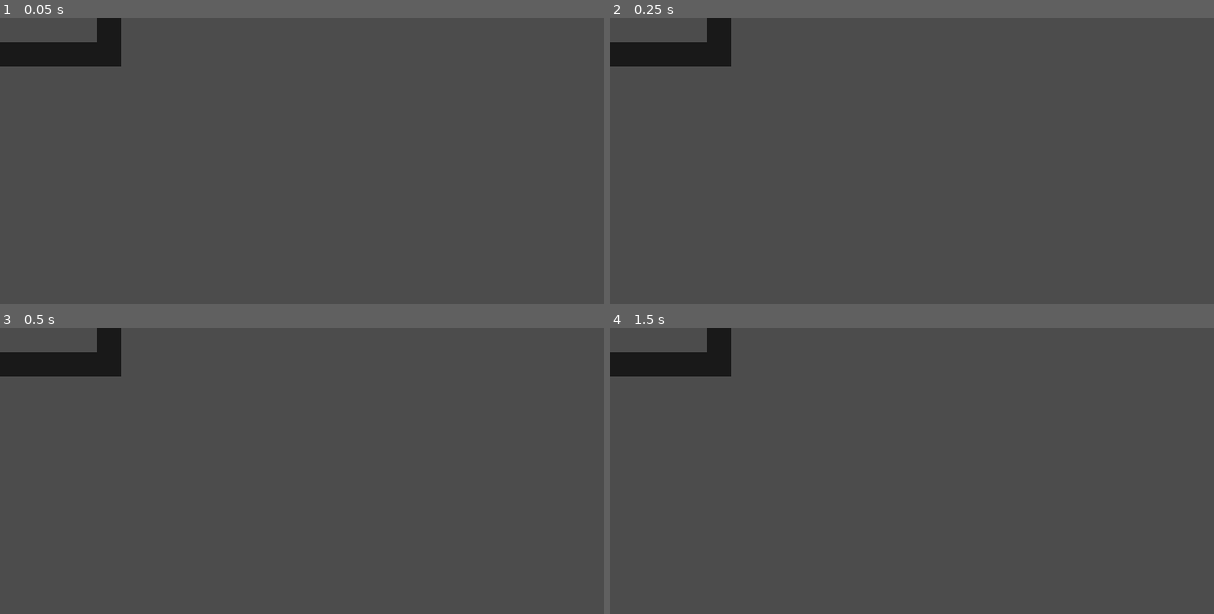
Above: before the commit, frames 1-4 (two rows, left to right).
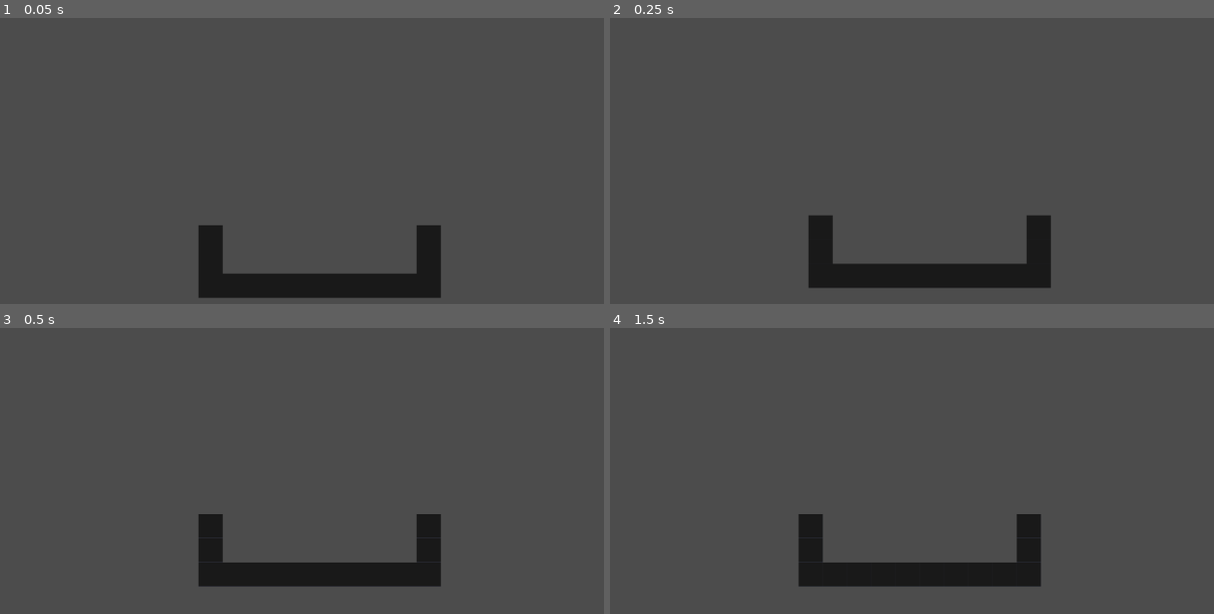
Above: after the commit, the same moments.

Repository: revanj/GameBuildersGJ1
Game: Godot game, scene res://World.tscn
Two runs of this game, one before a commit and one after it. Both use one fixed random seed, a clock stepped at 60 frames per second and the inputs below.
Inputs:
- Up to frame 1 (0.05 s): no input
- Up to frame 2 (0.25 s): no input
- Up to frame 3 (0.5 s): no input
- Up to frame 4 (1.5 s): hold Right (ui_right) 0.53-1.28 s; tap Enter at 1.25 s; hold Left (ui_left) from 1.28 s (still down)

The runs differ from the first frame. In frame 1, 6.8% of the frame differs, in the area x 0-74%, y 0-98%; in frame 2, 6.8%; in frame 3, 6.8%; in frame 4, 6.8%.

Commit message:
Fixed physics stuffs

Diff:
--- a/Player.gd
+++ b/Player.gd
@@ -1,17 +1,29 @@
 extends RigidBody2D
 
-var speed = 10
-var max_speed = 100
-func _physics_process(delta):
-	var xdir = 0
-	if Input.is_action_pressed("ui_left"):
-		xdir -= 1
-	if Input.is_action_pressed("ui_right"):
-		xdir += 1
-
-	add_central_force(Vector2(xdir * speed, 0))
+const UP = Vector2(0, -1)
+const ACCELERATION = 50
+const GRAVITY = 10
+const MAX_SPEED = 300
+const JUMP_HEIGHT = -500
+var velocity = Vector2()
 
 
-func _integrate_forces(state):
-	if state.linear_velocity.length()>max_speed:
-		state.linear_velocity=state.linear_velocity.normalized()*max_speed
+func friction():
+	velocity.x = lerp(velocity.x, 0.0, 0.1)
+	velocity.y = lerp(velocity.y, 0.0, 0.05)
+
+func move_right_left():
+	if Input.is_action_pressed("ui_right"):
+		velocity.x = min(velocity.x+ACCELERATION, MAX_SPEED)
+	elif Input.is_action_pressed("ui_left"):
+		velocity.x = max(velocity.x-ACCELERATION, -MAX_SPEED)
+
+func gravity():
+	if (velocity.y < MAX_SPEED):
+		velocity.y += GRAVITY
+
+func _physics_process(delta):
+	gravity()
+	friction()
+	move_right_left()
+	self.linear_velocity = velocity;
--- a/World.tscn
+++ b/World.tscn
@@ -6,10 +6,16 @@
 [node name="World" type="Node2D"]
 
 [node name="TileMap" type="TileMap" parent="."]
+position = Vector2( -0.176781, 0 )
 tile_set = ExtResource( 1 )
 cell_size = Vector2( 32, 32 )
 format = 1
 tile_data = PoolIntArray( -5, 0, 0, -65532, 0, 0, 65531, 0, 0, 4, 0, 0, 131067, 0, 0, 131068, 0, 0, 131069, 0, 0, 131070, 0, 0, 131071, 0, 0, 65536, 0, 0, 65537, 0, 0, 65538, 0, 0, 65539, 0, 0, 65540, 0, 0 )
 
 [node name="RigidBody2D" parent="." instance=ExtResource( 2 )]
-position = Vector2( -0.744049, -1.73613 )
+position = Vector2( 89.7385, -6.81279 )
+mass = 0.322449
+
+[node name="Camera2D" type="Camera2D" parent="RigidBody2D"]
+visible = false
+current = true
